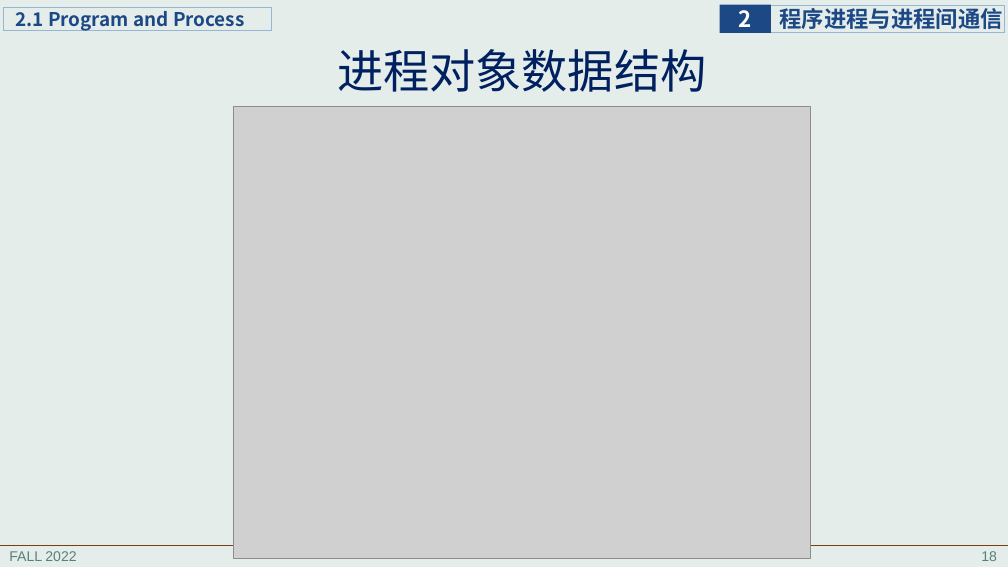
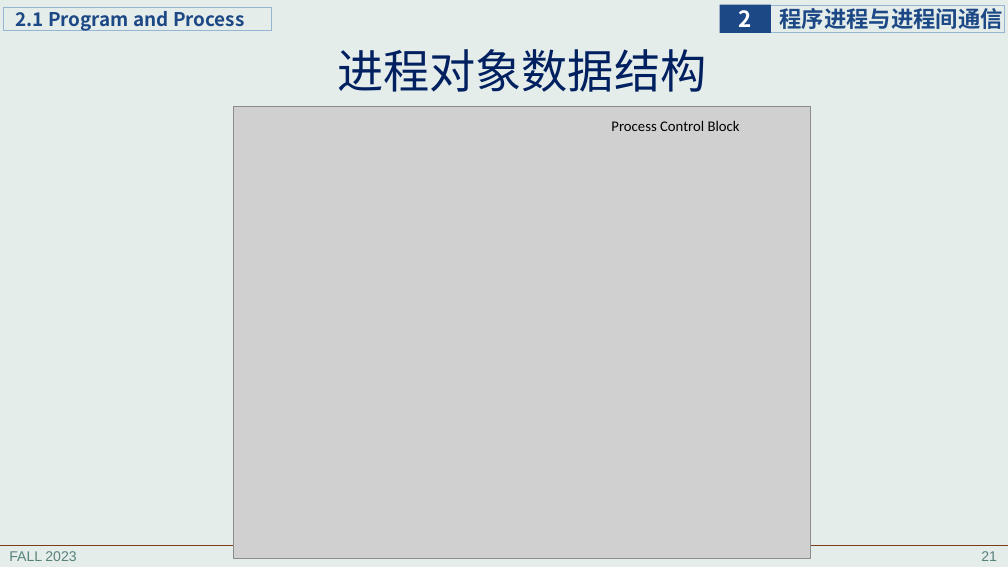
Before and after one commit to principleWindows/win-principle-2023, a slide deck: slide 21 of slides/instruction/principleWindows_2.pptx (slide 18 before the commit). Drawn at 1008x567 pixels with LibreOffice and Linux fonts; fonts in the diff are those of the drawing; grey boxes stand for pictures. Boxes give left, top, right and bottom in pixels: in the first picture for what was removed or moved away, otherwise in the second. Text is boxed around its words. In the diff, an @@ line names an element or a change of style, - is before the commit and + after.

```diff
--- a/slides/instruction/principleWindows_2.pptx
+++ b/slides/instruction/principleWindows_2.pptx
@@ text added at box(611, 120, 740, 131), 14 pt, text #000000 @@
+Process Control Block
@@ text at box(9, 551, 76, 561): text changed @@
-FALL 2022
+FALL 2023
@@ page number at box(981, 551, 997, 561): text changed @@
-18
+21
```
Also in this commit, not shown: 61 other slides changed, 3 slides added, 46 other files.
